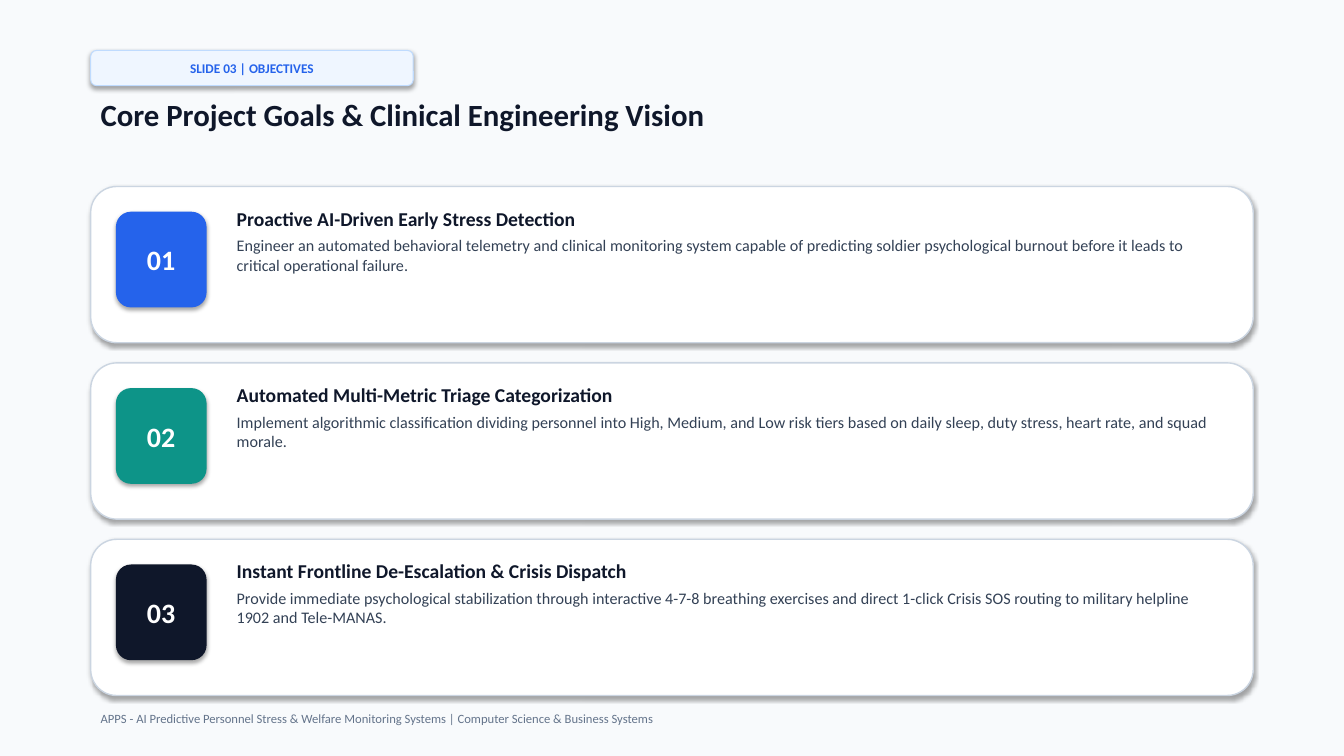
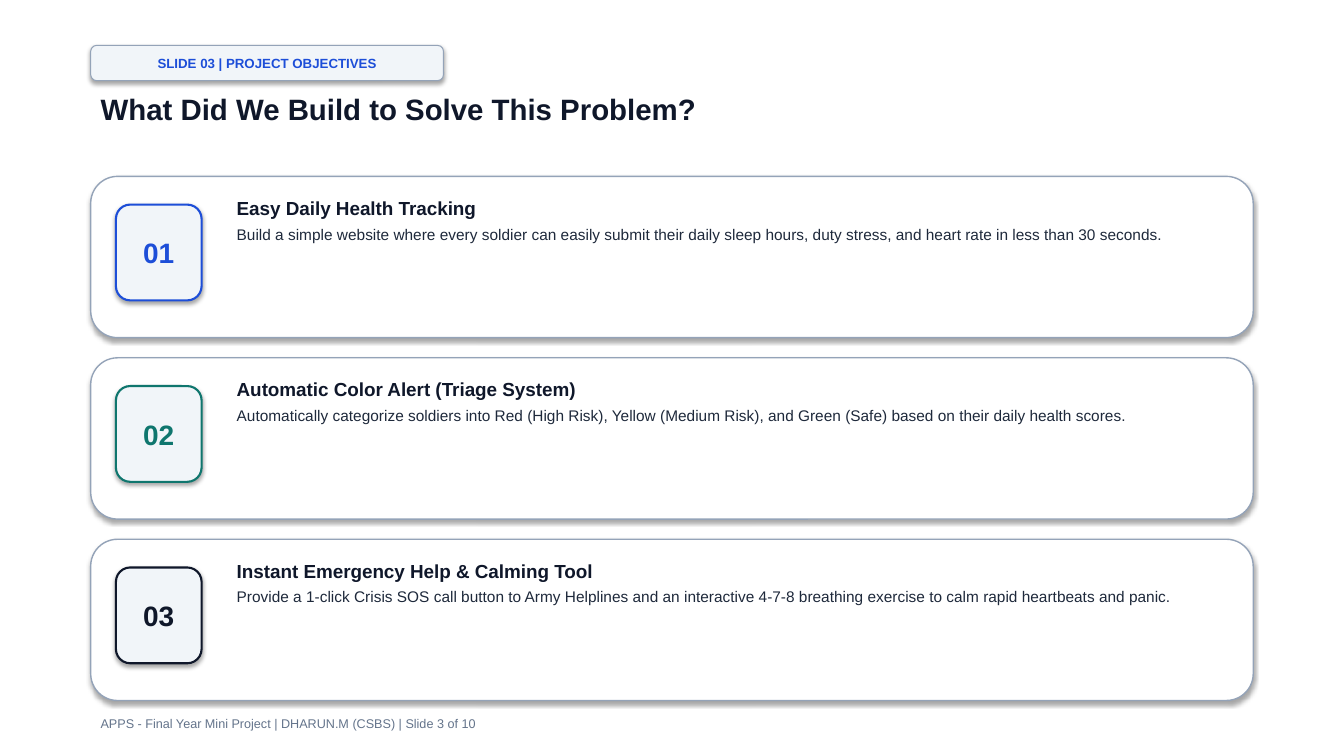
Before and after one commit to dharuntech275/APPS-, a slide deck: slide 3 of APPS_Mini_Project_Presentation.pptx. Drawn at 1344x756 pixels with LibreOffice and Linux fonts; fonts in the diff are those of the drawing. Boxes give left, top, right and bottom in pixels: in the first picture for what was removed or moved away, otherwise in the second. Text is boxed around its words. In the diff, an @@ line names an element or a change of style, - is before the commit and + after.

Commit message:
docs: update presentation with print-friendly clean white layout, simple English, and companion landscape printout PDF

```diff
--- a/APPS_Mini_Project_Presentation.pptx
+++ b/APPS_Mini_Project_Presentation.pptx
@@ rectangle at box(0, 0, 1344, 756): fill #F8FAFC to #FFFFFF @@
@@ rounded rectangle "SLIDE 03 | PROJECT OBJECTIVES": place and size @@
-rounded rectangle "SLIDE 03 | PROJECT OBJECTIVES" at box(91, 50, 413, 86)
+rounded rectangle "SLIDE 03 | PROJECT OBJECTIVES" at box(91, 45, 444, 81)
@@ rounded rectangle "SLIDE 03 | PROJECT OBJECTIVES" at box(91, 45, 444, 81): fill #EFF6FF to #F1F5F9; outline #BFDBFE 0.75 pt to #94A3B8 0.75 pt @@
@@ text in rounded rectangle at box(158, 58, 376, 68): text changed; font Calibri to Arial; text colour #2563EB to #1D4ED8 @@
-SLIDE 03 | OBJECTIVES
+SLIDE 03 | PROJECT OBJECTIVES
@@ text at box(101, 98, 695, 121): text changed; size 22 to 21 pt; font Calibri to Arial @@
-Core Project Goals & Clinical Engineering Vision
+What Did We Build to Solve This Problem?
@@ outline #CBD5E1 1 pt to #94A3B8 1 pt in 3 elements at box(91, 358, 1253, 519), box(91, 539, 1253, 701), box(91, 176, 1253, 338) @@
@@ rounded rectangle: place and size @@
-rounded rectangle at box(91, 187, 1253, 343)
+rounded rectangle at box(91, 176, 1253, 338)
@@ rounded rectangle "01": place and size @@
-rounded rectangle "01" at box(116, 212, 207, 308)
+rounded rectangle "01" at box(116, 205, 202, 300)
@@ rounded rectangle "01" at box(116, 205, 202, 300): font Calibri to Arial, text colour #FFFFFF to #1D4ED8; fill #2563EB to #F1F5F9; outline none to #1D4ED8 1.5 pt @@
@@ text at box(237, 201, 1162, 243): text changed; size 11.5 to 11 pt; font Calibri to Arial; text colour #334155 to #1E293B @@
-Proactive AI-Driven Early Stress Detection
-Engineer an automated behavioral telemetry and clinical monitoring system capable of predicting soldier psychological burnout before it leads to critical operational failure.
+Easy Daily Health Tracking
+Build a simple website where every soldier can easily submit their daily sleep hours, duty stress, and heart rate in less than 30 seconds.
@@ rounded rectangle: place and size @@
-rounded rectangle at box(91, 363, 1253, 519)
+rounded rectangle at box(91, 358, 1253, 519)
@@ rounded rectangle "02": place and size @@
-rounded rectangle "02" at box(116, 388, 207, 484)
+rounded rectangle "02" at box(116, 386, 202, 482)
@@ rounded rectangle "02" at box(116, 386, 202, 482): font Calibri to Arial, text colour #FFFFFF to #0F766E; fill #0D9488 to #F1F5F9; outline none to #0F766E 1.5 pt @@
@@ text at box(237, 382, 1126, 425): text changed; size 11.5 to 11 pt; font Calibri to Arial; text colour #334155 to #1E293B @@
-Automated Multi-Metric Triage Categorization
-Implement algorithmic classification dividing personnel into High, Medium, and Low risk tiers based on daily sleep, duty stress, heart rate, and squad morale.
+Automatic Color Alert (Triage System)
+Automatically categorize soldiers into Red (High Risk), Yellow (Medium Risk), and Green (Safe) based on their daily health scores.
@@ rounded rectangle: place and size @@
-rounded rectangle at box(91, 539, 1253, 696)
+rounded rectangle at box(91, 539, 1253, 701)
@@ rounded rectangle "03": place and size @@
-rounded rectangle "03" at box(116, 565, 207, 660)
+rounded rectangle "03" at box(116, 568, 202, 663)
@@ rounded rectangle "03" at box(116, 568, 202, 663): font Calibri to Arial, text colour #FFFFFF to #0F172A; fill #0F172A to #F1F5F9; outline none to #0F172A 1.5 pt @@
@@ text at box(237, 564, 1170, 606): text changed; size 11.5 to 11 pt; font Calibri to Arial; text colour #334155 to #1E293B @@
-Instant Frontline De-Escalation & Crisis Dispatch
-Provide immediate psychological stabilization through interactive 4-7-8 breathing exercises and direct 1-click Crisis SOS routing to military helpline 1902 and Tele-MANAS.
+Instant Emergency Help & Calming Tool
+Provide a 1-click Crisis SOS call button to Army Helplines and an interactive 4-7-8 breathing exercise to calm rapid heartbeats and panic.
@@ text at box(101, 719, 476, 731): text changed; font Calibri to Arial @@
-APPS - AI Predictive Personnel Stress & Welfare Monitoring Systems | Computer Science & Business Systems
+APPS - Final Year Mini Project | DHARUN.M (CSBS) | Slide 3 of 10
```
Also in this commit, not shown: 9 other slides changed, 3 other files.
